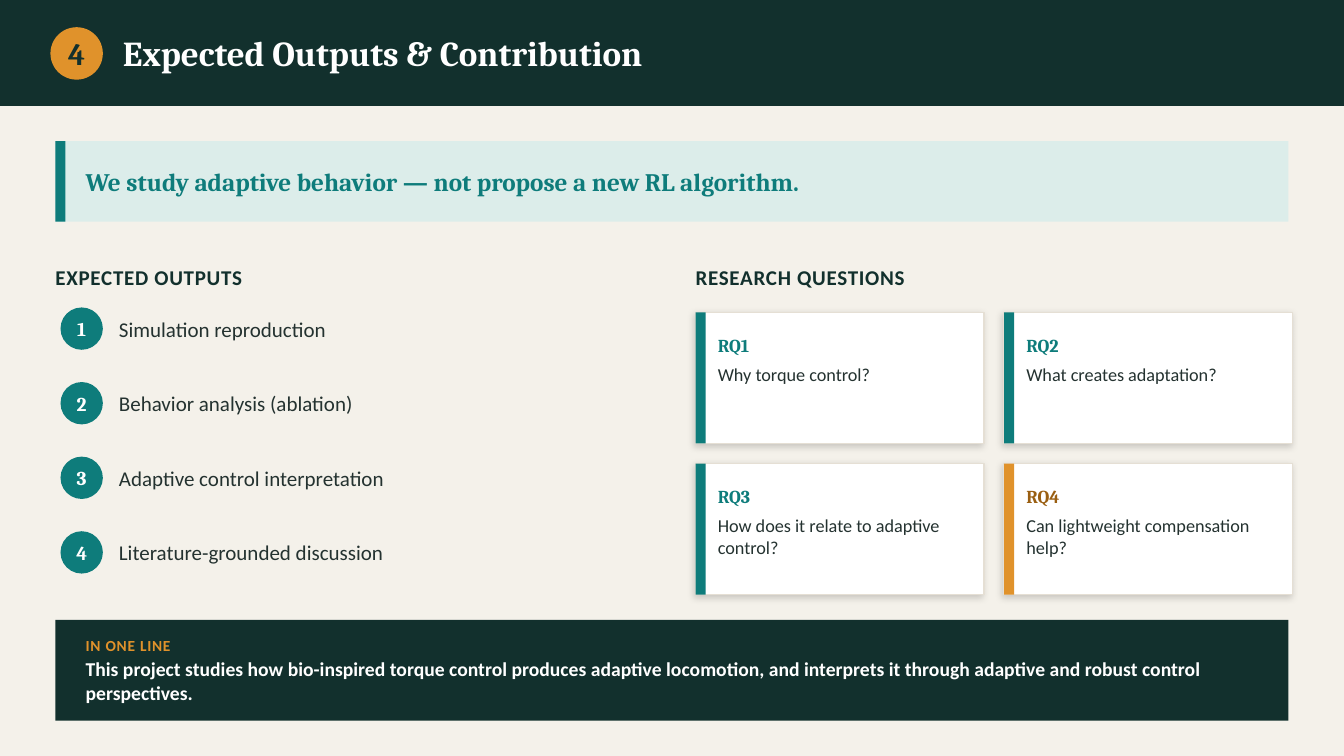
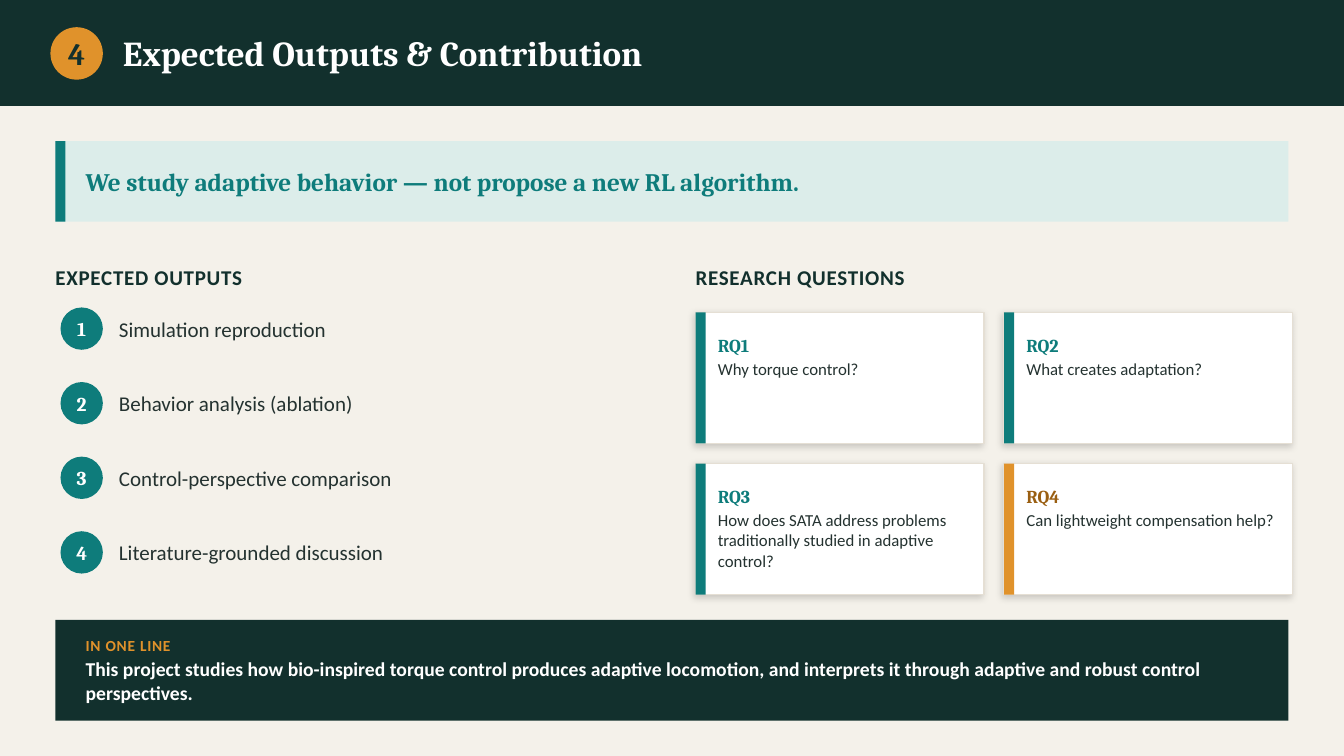
Before and after one commit to Stanley-1013/bio-inspired-adaptive-locomotion, a slide deck: slide 5 of docs/progress-report-v1.pptx. Drawn at 1344x756 pixels with LibreOffice and Linux fonts; fonts in the diff are those of the drawing. Boxes give left, top, right and bottom in pixels: in the first picture for what was removed or moved away, otherwise in the second. Text is boxed around its words. In the diff, an @@ line names an element or a change of style, - is before the commit and + after.

```diff
--- a/docs/progress-report-v1.pptx
+++ b/docs/progress-report-v1.pptx
@@ text at [119,471,391,490]: text changed @@
-Adaptive control interpretation
+Control-perspective comparison
@@ text at [718,514,946,567]: text changed; size 13 to 12 pt @@
-How does it relate to adaptive control?
+How does SATA address problems traditionally studied in adaptive control?
@@ size 13 to 12 pt in 3 elements at [718,363,858,378], [1026,363,1202,378], [1026,514,1274,529] @@
```
Also in this commit, not shown: 1 other slide changed, 3 other files.
